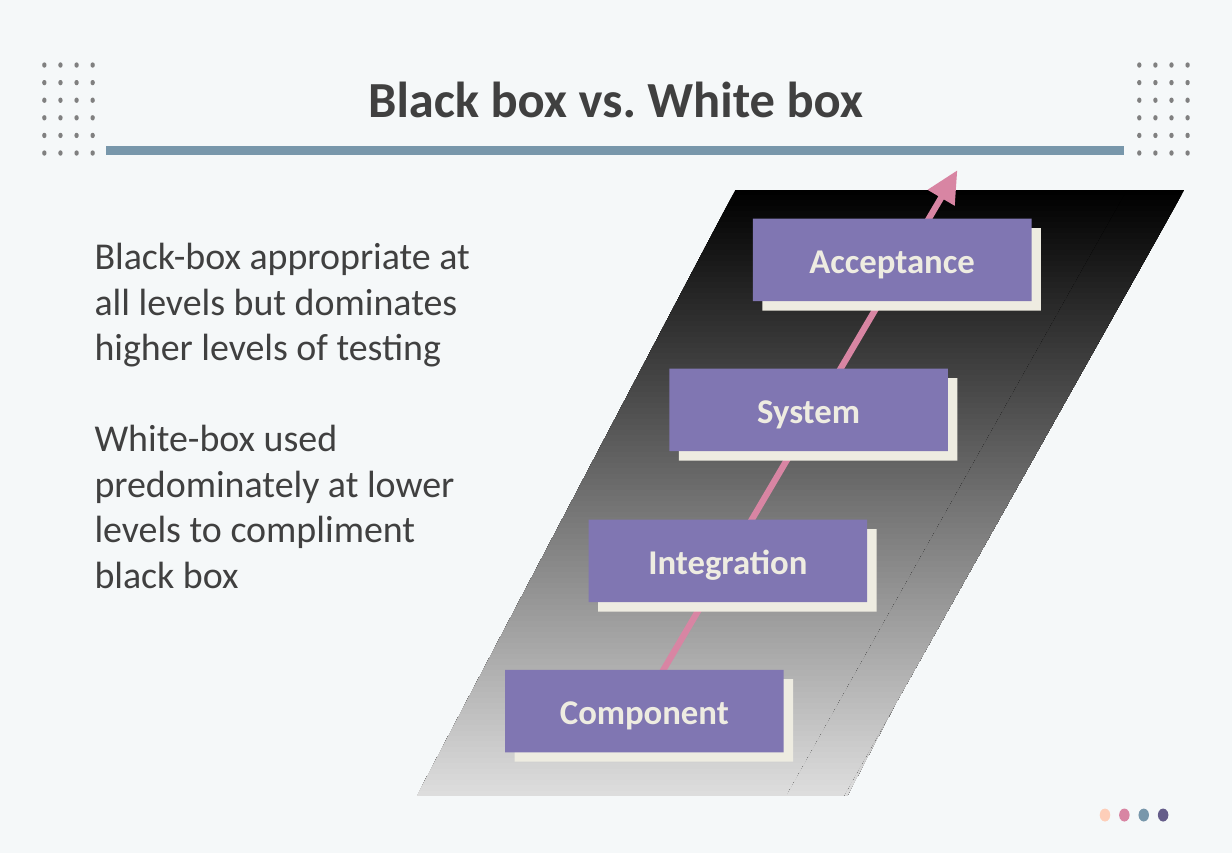
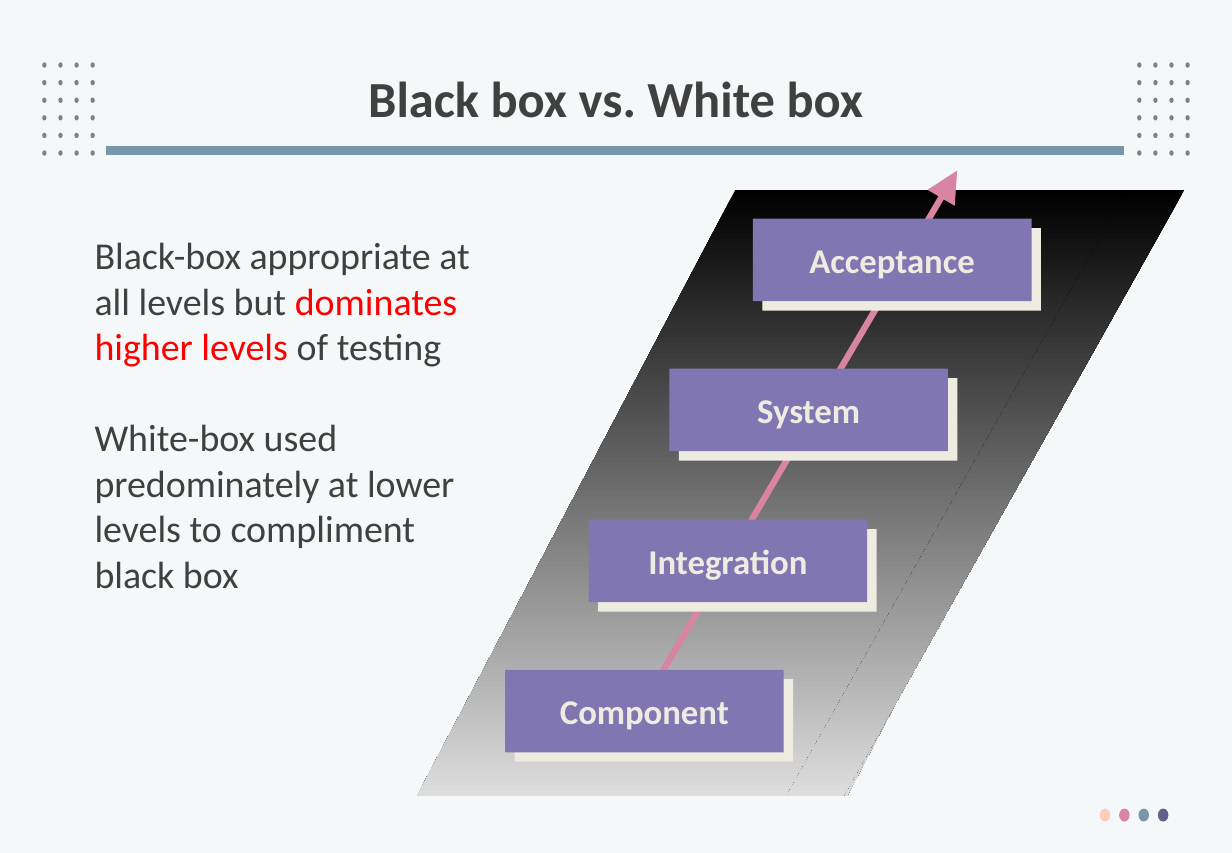
Before and after one commit to PhanManh2003/Specialization, a slide deck: slide 8 of 24_fall/SWT301/Slide 2018/SWT4_tim.pptx. Drawn at 1232x853 pixels with LibreOffice and Linux fonts; fonts in the diff are those of the drawing; background and template pictures are left out. Boxes give left, top, right and bottom in pixels: in the first picture for what was removed or moved away, otherwise in the second. Text is boxed around its words. In the diff, an @@ line names an element or a change of style, - is before the commit and + after.

```diff
--- a/24_fall/SWT301/Slide 2018/SWT4_tim.pptx
+++ b/24_fall/SWT301/Slide 2018/SWT4_tim.pptx
@@ text at <box>95,242,469,367</box>: text colour #404040 to #FF0000 in "dominates higher levels" @@
```
Also in this commit, not shown: 12 other slides changed, 2 other files.
